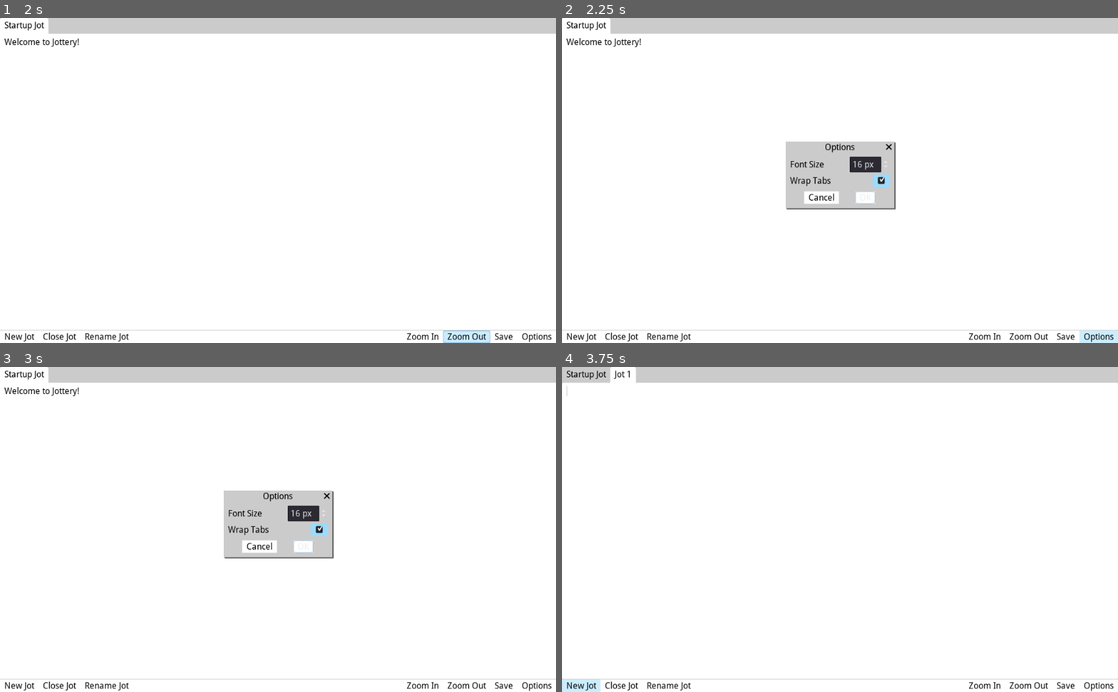
Above: before the commit, frames 1-4 (two rows, left to right).
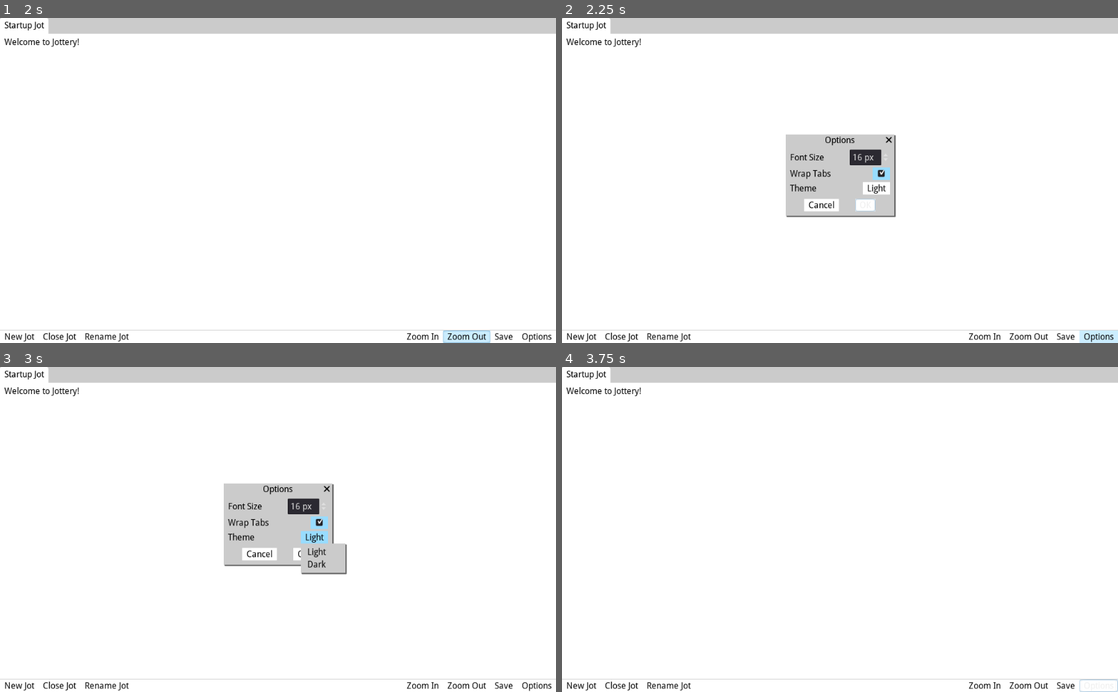
Above: after the commit, the same moments.

Repository: foxydevloper/Jottery
Game: Godot game, scene res://jottery.tscn
Same seed, same stepped clock (60 frames per second), same inputs: the game is played once before the commit and once after it.
Inputs (mouse positions are in pixels of both pictures, inside the frame that each line leads up to):
- Up to frame 1 (2 s): click "Zoom In" at 0.5 s; click "Zoom Out" at 1.25 s
- Up to frame 2 (2.25 s): click "Options" at 2 s
- Up to frame 3 (3 s): click (316, 536) at 2.75 s, where only the run after the commit has a clickable "Light"
- Up to frame 4 (3.75 s): click "New Jot" at 3.5 s

Frame 1 is identical in both runs. In frame 2, 2.3% of the frame differs, in the area x 40-61%, y 35-62%; in frame 3, 2.7%, in the area x 40-63%, y 35-64%; in frame 4, 1.1%.

Commit message:
Add dark theme

Diff:
--- a/jottery.gd
+++ b/jottery.gd
@@ -1,8 +1,5 @@
 extends Control
 
-
-export var default_text_size = 16
-export var default_wrap_tabs = true
 
 export var zoom_power = 1
 
@@ -18,9 +15,7 @@
 onready var options_selector_node = get_node(options_selector)
 onready var rename_jot_dialog_node = get_node(rename_jot_dialog)
 
-onready var jottery_theme = theme
-
-var options = JotteryOptions.new()
+var options
 
 
 func _ready():
@@ -28,16 +23,21 @@
 		print("Found save file.")
 		load_from_save()
 	else:
-		options.text_size = default_text_size
-		options.wrap_tabs = default_wrap_tabs
+		options = JotteryOptions.new()
 	options_selector_node.set_options(options)
 	update_options()
 	get_tree().set_auto_accept_quit(false)
 
 
+func instantiate_jot(jot_name):
+	var jot = jot_template.instance()
+	jot.name = jot_name
+	jot.theme = null  # We want the instantiated jot to inherit the theme.
+	return jot
+
+
 func new_jot():
-	var jot = jot_template.instance()
-	jot.name = 'Jot 1'
+	var jot = instantiate_jot('Jot 1')
 	jot_tabs_node.add_child(jot, true)
 	jot_tabs_node.current_tab = jot_tabs_node.get_tab_count() - 1
 	jot_tabs_node.get_current_tab_control().grab_focus()
@@ -101,7 +101,9 @@
 
 
 func update_options():
-	jottery_theme.default_font.size = options.text_size
+	var updated_theme: Theme = options.get_theme_scene().duplicate()
+	updated_theme.default_font.size = options.text_size
+	theme = updated_theme
 
 
 func confirm_options_selector():
@@ -123,8 +125,7 @@
 	for jot_tab in jot_tabs_node.get_children():
 		jot_tab.queue_free()
 	for serialized_jot in serialized_jots:
-		var jot = jot_template.instance()
-		jot.name = serialized_jot['name']
+		var jot = instantiate_jot(serialized_jot['name'])
 		jot.set_jot_text(serialized_jot['text'])
 		jot_tabs_node.add_child(jot)
 
--- a/jottery_saving.gd
+++ b/jottery_saving.gd
@@ -10,14 +10,19 @@
 static func serialize_options(options):
 	return {
 		'text_size': options.text_size,
-		'wrap_tabs': options.wrap_tabs
+		'wrap_tabs': options.wrap_tabs,
+		'theme': JotteryOptions.theme_to_text(options.theme)
 	}
 
 
 static func deserialize_options(serialized_options):
 	var new_options = JotteryOptions.new()
-	new_options.text_size = serialized_options.get('text_size')
-	new_options.wrap_tabs = serialized_options.get('wrap_tabs')
+	new_options.text_size = serialized_options['text_size']
+	new_options.wrap_tabs = serialized_options['wrap_tabs']
+	if serialized_options.get('theme'):
+		new_options.theme = JotteryOptions.theme_from_text(
+			serialized_options['theme']
+		)
 	return new_options
 
 
--- a/options/options.gd
+++ b/options/options.gd
@@ -2,8 +2,15 @@
 class_name JotteryOptions
 
 
-var text_size: float setget set_text_size
-var wrap_tabs: bool
+enum JotteryTheme {
+	LIGHT,
+	DARK
+}
+
+
+var text_size: float = 16 setget set_text_size
+var wrap_tabs: bool = true
+var theme = JotteryTheme.LIGHT
 
 const MIN_TEXT_SIZE = 8
 
@@ -11,3 +18,28 @@
 func set_text_size(new_text_size):
 	if new_text_size > MIN_TEXT_SIZE:
 		text_size = new_text_size
+
+
+static func theme_to_text(theme):
+	if theme == JotteryTheme.LIGHT:
+		return 'light'
+	elif theme == JotteryTheme.DARK:
+		return 'dark'
+
+
+static func theme_from_text(text):
+	if text == 'light':
+		return JotteryTheme.LIGHT
+	elif text == 'dark':
+		return JotteryTheme.DARK
+
+
+var light_theme_scene = preload("res://theme/jottery_theme_light.tres")
+var dark_theme_scene = preload("res://theme/jottery_theme_dark.tres")
+
+
+func get_theme_scene():
+	if theme == JotteryTheme.LIGHT:
+		return light_theme_scene
+	elif theme == JotteryTheme.DARK:
+		return dark_theme_scene
--- a/options/options_selector.gd
+++ b/options/options_selector.gd
@@ -3,15 +3,32 @@
 
 func _ready():
 	$text_size/spin_box.min_value = JotteryOptions.MIN_TEXT_SIZE
+	$jottery_theme/menu_button.get_popup().connect("index_pressed", self, "theme_option_index_pressed")
 
+
+func theme_option_index_pressed(idx):
+	var new_theme_text = $jottery_theme/menu_button.get_popup().get_item_text(idx)
+	$jottery_theme/menu_button.text = new_theme_text
+
+
+func get_jottery_theme_from_text(theme_text: String):
+	return JotteryOptions.theme_from_text(
+		theme_text.to_lower().replace(' ', '_')  # Convert to snake_case.
+	)
+
+
+func get_jottery_theme_text(jottery_theme):
+	return JotteryOptions.theme_to_text(jottery_theme).capitalize()
 
 func get_options() -> JotteryOptions:
 	var options = JotteryOptions.new()
 	options.text_size = $text_size/spin_box.value
 	options.wrap_tabs = $wrap_tabs/check_box.pressed
+	options.theme = get_jottery_theme_from_text($jottery_theme/menu_button.text)
 	return options
 
 
 func set_options(options: JotteryOptions):
 	$text_size/spin_box.value = options.text_size
 	$wrap_tabs/check_box.pressed = options.wrap_tabs
+	$jottery_theme/menu_button.text = get_jottery_theme_text(options.theme)
--- a/options/options_selector.tscn
+++ b/options/options_selector.tscn
@@ -47,3 +47,23 @@
 margin_left = 112.0
 margin_right = 136.0
 margin_bottom = 24.0
+
+[node name="jottery_theme" type="HBoxContainer" parent="."]
+margin_top = 56.0
+margin_right = 136.0
+margin_bottom = 76.0
+
+[node name="label" type="Label" parent="jottery_theme"]
+margin_top = 3.0
+margin_right = 89.0
+margin_bottom = 17.0
+size_flags_horizontal = 3
+text = "Theme"
+
+[node name="menu_button" type="MenuButton" parent="jottery_theme"]
+margin_left = 93.0
+margin_right = 136.0
+margin_bottom = 20.0
+text = "Light"
+flat = false
+items = [ "Light", null, 0, false, false, 0, 0, null, "", false, "Dark", null, 0, false, false, 1, 0, null, "", false ]
--- /dev/null
+++ b/theme/jottery_theme_dark.tres
@@ -0,0 +1,145 @@
+[gd_resource type="Theme" load_steps=19 format=2]
+
+[ext_resource path="res://fonts/droid-sans/DroidSans.tres" type="DynamicFont" id=1]
+
+[sub_resource type="StyleBoxFlat" id=1]
+content_margin_left = 4.0
+content_margin_right = 4.0
+bg_color = Color( 0.12549, 0.313726, 0.501961, 1 )
+
+[sub_resource type="StyleBoxFlat" id=2]
+content_margin_left = 8.0
+content_margin_right = 8.0
+content_margin_top = 2.0
+content_margin_bottom = 2.0
+bg_color = Color( 0.180392, 0.180392, 0.180392, 1 )
+
+[sub_resource type="StyleBoxFlat" id=3]
+content_margin_left = 4.0
+content_margin_right = 4.0
+bg_color = Color( 0.2, 0.5, 0.8, 1 )
+
+[sub_resource type="StyleBoxFlat" id=4]
+bg_color = Color( 0.180392, 0.180392, 0.180392, 1 )
+
+[sub_resource type="StyleBoxFlat" id=5]
+bg_color = Color( 0.333333, 0.333333, 0.333333, 1 )
+
+[sub_resource type="StyleBoxFlat" id=6]
+bg_color = Color( 0.8, 0.933333, 1, 1 )
+expand_margin_left = 6.0
+expand_margin_right = 6.0
+
+[sub_resource type="StyleBoxFlat" id=7]
+content_margin_left = 12.0
+content_margin_right = 12.0
+content_margin_top = 4.0
+content_margin_bottom = 4.0
+bg_color = Color( 0.47451, 0.47451, 0.47451, 1 )
+shadow_size = 1
+shadow_offset = Vector2( 2, 2 )
+
+[sub_resource type="StyleBoxLine" id=8]
+color = Color( 0.6, 0.6, 0.6, 1 )
+
+[sub_resource type="StyleBoxEmpty" id=9]
+
+[sub_resource type="StyleBoxFlat" id=10]
+content_margin_left = 8.0
+content_margin_right = 8.0
+bg_color = Color( 0.333333, 0.333333, 0.333333, 1 )
+
+[sub_resource type="StyleBoxFlat" id=11]
+content_margin_left = 8.0
+content_margin_right = 8.0
+bg_color = Color( 0.180392, 0.180392, 0.180392, 1 )
+corner_radius_top_left = 4
+corner_radius_top_right = 4
+corner_detail = 4
+
+[sub_resource type="StyleBoxFlat" id=12]
+content_margin_left = 8.0
+content_margin_right = 4.0
+content_margin_top = 4.0
+content_margin_bottom = 8.0
+bg_color = Color( 0.180392, 0.180392, 0.180392, 1 )
+
+[sub_resource type="StyleBoxFlat" id=13]
+bg_color = Color( 0.4, 0.4, 0.4, 1 )
+
+[sub_resource type="StyleBoxFlat" id=14]
+bg_color = Color( 0.5, 0.5, 0.5, 1 )
+
+[sub_resource type="StyleBoxFlat" id=15]
+
+[sub_resource type="StyleBoxFlat" id=16]
+content_margin_left = 12.0
+bg_color = Color( 0.333333, 0.333333, 0.333333, 1 )
+
+[sub_resource type="StyleBoxFlat" id=17]
+bg_color = Color( 0.47451, 0.47451, 0.47451, 1 )
+expand_margin_top = 20.0
+shadow_size = 1
+shadow_offset = Vector2( 2, 2 )
+
+[resource]
+default_font = ExtResource( 1 )
+Button/colors/font_color = Color( 1, 1, 1, 1 )
+Button/colors/font_color_disabled = Color( 0.9, 0.9, 0.9, 0.2 )
+Button/colors/font_color_hover = Color( 1, 1, 1, 1 )
+Button/colors/font_color_pressed = Color( 1, 1, 1, 1 )
+Button/constants/hseparation = 0
+Button/styles/disabled = null
+Button/styles/focus = null
+Button/styles/hover = SubResource( 1 )
+Button/styles/normal = SubResource( 2 )
+Button/styles/pressed = SubResource( 3 )
+Label/colors/font_color = Color( 1, 1, 1, 1 )
+Label/colors/font_color_shadow = Color( 0, 0, 0, 0 )
+Label/colors/font_outline_modulate = Color( 1, 1, 1, 1 )
+Label/constants/line_spacing = 3
+Label/constants/shadow_as_outline = 0
+Label/constants/shadow_offset_x = 1
+Label/constants/shadow_offset_y = 1
+Label/styles/normal = null
+Panel/styles/panel = SubResource( 4 )
+PanelContainer/styles/panel = SubResource( 5 )
+PopupMenu/colors/font_color = Color( 1, 1, 1, 1 )
+PopupMenu/colors/font_color_accel = Color( 1, 1, 1, 1 )
+PopupMenu/colors/font_color_disabled = Color( 0.4, 0.4, 0.4, 0.8 )
+PopupMenu/colors/font_color_hover = Color( 0, 0, 0, 1 )
+PopupMenu/colors/font_color_separator = Color( 0, 0, 0, 1 )
+PopupMenu/constants/hseparation = 4
+PopupMenu/constants/vseparation = 4
+PopupMenu/icons/checked = null
+PopupMenu/icons/radio_checked = null
+PopupMenu/icons/radio_unchecked = null
+PopupMenu/icons/submenu = null
+PopupMenu/icons/unchecked = null
+PopupMenu/styles/hover = SubResource( 6 )
+PopupMenu/styles/labeled_separator_left = null
+PopupMenu/styles/labeled_separator_right = null
+PopupMenu/styles/panel = SubResource( 7 )
+PopupMenu/styles/panel_disabled = null
+PopupMenu/styles/separator = SubResource( 8 )
+TabContainer/colors/font_color_bg = Color( 1, 1, 1, 1 )
+TabContainer/colors/font_color_fg = Color( 1, 1, 1, 1 )
+TabContainer/constants/side_margin = 0
+TabContainer/icons/increment = null
+TabContainer/icons/increment_highlight = null
+TabContainer/icons/menu = null
+TabContainer/icons/menu_highlight = null
+TabContainer/styles/panel = SubResource( 9 )
+TabContainer/styles/tab_bg = SubResource( 10 )
+TabContainer/styles/tab_disabled = null
+TabContainer/styles/tab_fg = SubResource( 11 )
+TextEdit/colors/font_color = Color( 1, 1, 1, 1 )
+TextEdit/colors/selection_color = Color( 0.12549, 0.313726, 0.501961, 1 )
+TextEdit/styles/normal = SubResource( 12 )
+VScrollBar/styles/grabber = SubResource( 13 )
+VScrollBar/styles/grabber_highlight = SubResource( 14 )
+VScrollBar/styles/grabber_pressed = SubResource( 15 )
+VScrollBar/styles/scroll = SubResource( 16 )
+VScrollBar/styles/scroll_focus = null
+WindowDialog/colors/title_color = Color( 1, 1, 1, 1 )
+WindowDialog/styles/panel = SubResource( 17 )
